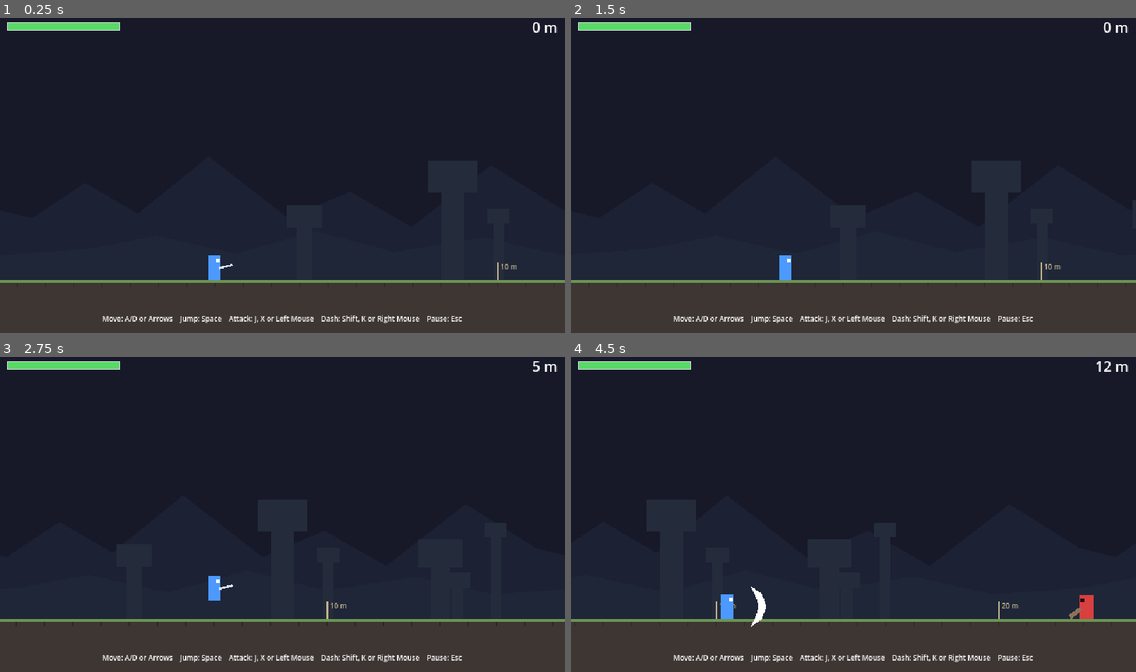
Above: before the commit, frames 1-4 (two rows, left to right).
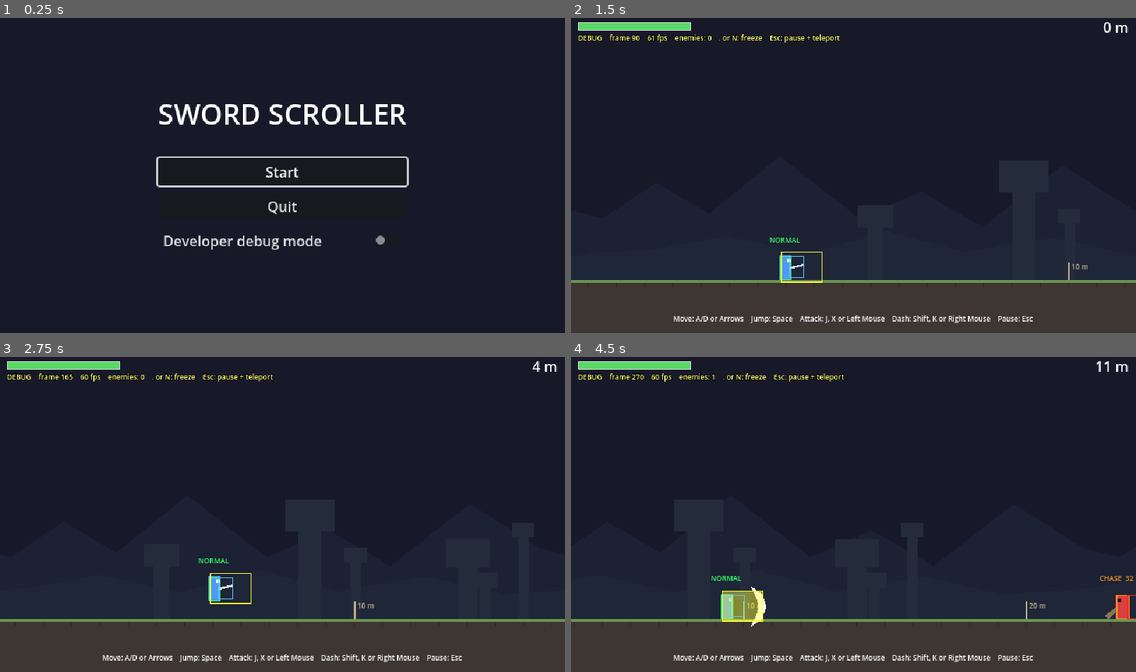
Above: after the commit, the same moments.

Repository: kylebue/sword-scroller
Game: Godot game, scene res://ui/main_menu.tscn
Same seed, same stepped clock (60 frames per second), same inputs: the game is played once before the commit and once after it. Before the commit the project starts from res://world/main.tscn.
Inputs (mouse positions are in pixels of both pictures, inside the frame that each line leads up to):
- Up to frame 1 (0.25 s): no input
- Up to frame 2 (1.5 s): click (853, 241) at 0.5 s, where only the run after the commit has a clickable "Developer debug mode"; click (853, 134) at 1.25 s, where only the run after the commit has a clickable "Start"
- Up to frame 3 (2.75 s): tap Enter at 2 s; move the mouse to (406, 498) at 2.02 s; hold D (move_right) from 2.03 s (still down); hold J (attack) from 2.03 s (still down); click (406, 498) at 2.17 s; tap Space (jump) at 2.27, 2.57 s; tap Shift (dash) at 2.3 s
- Up to frame 4 (4.5 s): move the mouse to (740, 530) at 2.77 s; release J (attack) at 2.78 s; tap Shift (dash) at 2.85 s; click (740, 530) at 2.92 s; tap Space (jump) at 3.02, 3.05, 3.32 s; move the mouse to (910, 442) at 3.52 s; release D (move_right) at 3.53 s; hold A (move_left) 3.53-4.28 s; hold Space (jump) 3.53-4.28 s; click (910, 442) at 3.67 s; tap J (attack) at 3.8, 4.35 s; move the mouse to (825, 577) at 4.27 s; hold D (move_right) from 4.28 s (still down); click (825, 577) at 4.42 s

The runs differ from the first frame. In frame 1, 20% of the frame differs, in the area x 0-100%, y 1-100%; in frame 2, 0.9%; in frame 3, 0.9%; in frame 4, 2.0%.

Commit message:
Add main menu, pause menu and developer debug mode
- Main menu (now the start scene) with Start, Quit and a debug toggle
- Pause screen gains Resume / Main Menu buttons; game over can return
  to the menu
- Debug mode: colour-coded hitbox overlay (filled while a hitbox can
  deal damage), state and health labels, frame-by-frame stepping, and
  teleporting to any distance from the menu or the pause screen

Co-Authored-By: Claude Fable 5.2 <noreply@anthropic.com>
Claude-Session: https://claude.ai/code/session_0121LV5JSeRAMzWnWqfKbYjy

Diff:
--- /dev/null
+++ b/debug/debug_mode.gd
@@ -0,0 +1,14 @@
+class_name DebugMode
+extends RefCounted
+## Settings for the temporary developer debug mode, chosen on the main menu.
+##
+## These are `static`, so they keep their values when the scene changes from
+## the menu to the game. Read them anywhere with DebugMode.enabled.
+##
+## To remove debug mode from the game later: delete the `debug` folder, the
+## debug options on the main menu, and the few lines in world/main.gd that
+## mention DebugMode.
+
+static var enabled := false
+## Where a run starts (in metres) when debug mode is on.
+static var start_distance_m := 0.0
--- /dev/null
+++ b/debug/debug_tools.gd
@@ -0,0 +1,189 @@
+extends Node2D
+## Temporary developer tools. main.gd adds this to the game only when debug
+## mode was switched on from the main menu.
+##
+## What it does:
+##  - Draws every collision shape, colour coded (see the constants below).
+##    Hitboxes are outlines normally and are FILLED IN on the exact frames
+##    they can deal damage.
+##  - Shows each character's current state (and enemy health) above its head.
+##  - Frame stepping: press . (period) or N to freeze the game, press again
+##    to advance exactly one physics frame, or hold it to play in slow motion.
+##    Esc resumes. Jump/attack/dash presses made while frozen are applied on
+##    the next step, and held movement keys work as normal.
+##  - Teleport: on the pause screen (Esc), type a distance and press Go.
+##
+## This node's Process Mode is "Always" so it keeps working while the game
+## is paused or frozen.
+
+signal teleport_requested(distance_m: float)
+
+const COLOR_PLAYER_BODY := Color(0.2, 1.0, 0.4)
+const COLOR_PLAYER_HITBOX := Color(1.0, 1.0, 0.2)
+const COLOR_ENEMY_BODY := Color(1.0, 0.6, 0.1)
+const COLOR_ENEMY_HITBOX := Color(1.0, 0.15, 0.15)
+## Things that are neither a body nor a hitbox: sensors and pickups.
+const COLOR_OTHER := Color(0.4, 0.8, 1.0)
+
+## Button presses to pass on to the game when stepping a frame.
+const STEP_ACTIONS: Array[StringName] = [&"jump", &"attack", &"dash"]
+
+var _frozen := false
+var _step_requested := false
+var _stepping := false
+## Which of STEP_ACTIONS were already held at the previous step.
+var _held_before: Dictionary[StringName, bool] = {}
+
+@onready var info_label: Label = %InfoLabel
+@onready var teleport_panel: Control = %TeleportPanel
+@onready var teleport_distance: SpinBox = %TeleportDistance
+@onready var teleport_button: Button = %TeleportButton
+
+
+func _ready() -> void:
+	teleport_button.pressed.connect(_on_teleport_pressed)
+	teleport_distance.value = DebugMode.start_distance_m
+
+
+## _input runs before the game's own input handling, so the debug keys win.
+func _input(event: InputEvent) -> void:
+	# `true` allows key repeat, so holding the key steps again and again.
+	if event.is_action_pressed("debug_step", true):
+		get_viewport().set_input_as_handled()
+		if not get_tree().paused:
+			_set_frozen(true)
+		elif _frozen:
+			_step_requested = true
+	elif _frozen and event.is_action_pressed("pause"):
+		get_viewport().set_input_as_handled()
+		_set_frozen(false)
+
+
+func _process(_delta: float) -> void:
+	queue_redraw()
+	if _step_requested and not _stepping:
+		_step_requested = false
+		_step_one_frame()
+	# The teleport box sits on the normal pause screen (not while frozen).
+	teleport_panel.visible = get_tree().paused and not _frozen and not _stepping
+	if _frozen:
+		info_label.text = "FROZEN at frame %d    . or N: next frame (hold = slow motion)    Esc: resume" % Engine.get_physics_frames()
+	else:
+		info_label.text = "DEBUG    frame %d    %d fps    enemies: %d    . or N: freeze    Esc: pause + teleport" % [
+			Engine.get_physics_frames(), Engine.get_frames_per_second(),
+			get_tree().get_nodes_in_group("enemies").size(),
+		]
+
+
+# --- Frame stepping ------------------------------------------------------------
+
+func _set_frozen(frozen: bool) -> void:
+	_frozen = frozen
+	get_tree().paused = frozen
+	if frozen:
+		for action in STEP_ACTIONS:
+			_held_before[action] = Input.is_action_pressed(action)
+
+
+func _step_one_frame() -> void:
+	_stepping = true
+	get_tree().paused = false
+	_pass_on_new_presses()
+	# The physics_frame signal fires at the START of each physics frame.
+	# Waiting for it twice lets exactly one whole frame run in between.
+	await get_tree().physics_frame
+	await get_tree().physics_frame
+	if _frozen:
+		get_tree().paused = true
+	_stepping = false
+
+
+## The player script listens for button-press events, and it cannot hear
+## them while the game is frozen. So any button that has been pressed since
+## the last step is "pressed again" here, now that the game is running.
+func _pass_on_new_presses() -> void:
+	for action in STEP_ACTIONS:
+		var held := Input.is_action_pressed(action)
+		if held and not _held_before.get(action, false):
+			for pressed: bool in [true, false]:
+				var event := InputEventAction.new()
+				event.action = action
+				event.pressed = pressed
+				Input.parse_input_event(event)
+		_held_before[action] = held
+	Input.flush_buffered_events()
+
+
+# --- Teleport --------------------------------------------------------------------
+
+func _on_teleport_pressed() -> void:
+	teleport_distance.apply()  # Use the number even if Enter was not pressed.
+	teleport_distance.get_line_edit().release_focus()
+	teleport_requested.emit(teleport_distance.value)
+
+
+# --- Hitbox drawing --------------------------------------------------------------
+
+func _draw() -> void:
+	var player := get_tree().get_first_node_in_group("player") as Player
+	if player:
+		_draw_character(player, COLOR_PLAYER_BODY, COLOR_PLAYER_HITBOX)
+		_draw_text_above(player, Player.State.keys()[player.state], COLOR_PLAYER_BODY)
+
+	for enemy: Enemy in get_tree().get_nodes_in_group("enemies"):
+		_draw_character(enemy, COLOR_ENEMY_BODY, COLOR_ENEMY_HITBOX)
+		var text := "%d hp" % ceili(enemy.health)
+		if "state" in enemy:
+			text = "%s  %s" % [enemy.State.keys()[enemy.state], text]
+		_draw_text_above(enemy, text, COLOR_ENEMY_BODY)
+
+	# Projectiles (always dangerous, so always filled in) and pickups.
+	for node in get_tree().get_nodes_in_group("offscreen_cleanup"):
+		if node is Projectile:
+			_draw_shapes_of(node, COLOR_ENEMY_HITBOX, true)
+		elif node is Area2D:
+			_draw_shapes_of(node, COLOR_OTHER, false)
+
+
+## Draws a character's body shape, plus every Area2D attached to it.
+func _draw_character(character: CharacterBody2D, body_color: Color, hitbox_color: Color) -> void:
+	var active_hitboxes: Array[Area2D] = character.get_active_hitboxes()
+	_draw_shapes_of(character, body_color, false)
+	for child in character.get_children():
+		if child is Area2D:
+			var is_hitbox := String(child.name).ends_with("Hitbox")
+			_draw_shapes_of(child, hitbox_color if is_hitbox else COLOR_OTHER, child in active_hitboxes)
+
+
+## Draws the CollisionShape2D nodes directly under `parent`.
+func _draw_shapes_of(parent: Node, color: Color, filled: bool) -> void:
+	for child in parent.get_children():
+		var shape_node := child as CollisionShape2D
+		if shape_node == null or shape_node.shape == null:
+			continue
+		# Draw in the shape's own coordinate space, wherever it is in the world.
+		draw_set_transform_matrix(global_transform.affine_inverse() * shape_node.global_transform)
+		var fill := Color(color, 0.45)
+		if shape_node.shape is RectangleShape2D:
+			var size: Vector2 = shape_node.shape.size
+			var rect := Rect2(-size / 2.0, size)
+			if filled:
+				draw_rect(rect, fill)
+			draw_rect(rect, color, false, 1.0)
+		elif shape_node.shape is CircleShape2D:
+			var radius: float = shape_node.shape.radius
+			if filled:
+				draw_circle(Vector2.ZERO, radius, fill)
+			draw_circle(Vector2.ZERO, radius, color, false, 1.0)
+	draw_set_transform_matrix(Transform2D.IDENTITY)
+
+
+func _draw_text_above(character: CharacterBody2D, text: String, color: Color) -> void:
+	# Find the top of the character from its body collision shape.
+	var top := 0.0
+	for child in character.get_children():
+		var shape_node := child as CollisionShape2D
+		if shape_node and shape_node.shape is RectangleShape2D:
+			top = shape_node.position.y - shape_node.shape.size.y / 2.0
+	var position_above := to_local(character.global_position) + Vector2(-60.0, top - 16.0)
+	draw_string(ThemeDB.fallback_font, position_above, text, HORIZONTAL_ALIGNMENT_CENTER, 120.0, 8, color)
--- /dev/null
+++ b/debug/debug_tools.tscn
@@ -0,0 +1,58 @@
+[gd_scene format=3]
+
+[ext_resource type="Script" path="res://debug/debug_tools.gd" id="1_script"]
+
+[node name="DebugTools" type="Node2D"]
+process_mode = 3
+z_index = 100
+script = ExtResource("1_script")
+
+[node name="CanvasLayer" type="CanvasLayer" parent="."]
+layer = 10
+
+[node name="InfoLabel" type="Label" parent="CanvasLayer"]
+unique_name_in_owner = true
+offset_left = 8.0
+offset_top = 20.0
+offset_right = 632.0
+offset_bottom = 34.0
+theme_override_colors/font_color = Color(1, 1, 0.5, 1)
+theme_override_colors/font_outline_color = Color(0, 0, 0, 1)
+theme_override_constants/outline_size = 3
+theme_override_font_sizes/font_size = 8
+text = "DEBUG"
+
+[node name="TeleportPanel" type="PanelContainer" parent="CanvasLayer"]
+unique_name_in_owner = true
+visible = false
+anchors_preset = 7
+anchor_left = 0.5
+anchor_top = 1.0
+anchor_right = 0.5
+anchor_bottom = 1.0
+offset_left = -140.0
+offset_top = -78.0
+offset_right = 140.0
+offset_bottom = -38.0
+grow_horizontal = 2
+grow_vertical = 0
+
+[node name="HBoxContainer" type="HBoxContainer" parent="CanvasLayer/TeleportPanel"]
+layout_mode = 2
+theme_override_constants/separation = 8
+alignment = 1
+
+[node name="Label" type="Label" parent="CanvasLayer/TeleportPanel/HBoxContainer"]
+layout_mode = 2
+text = "Teleport to (m)"
+
+[node name="TeleportDistance" type="SpinBox" parent="CanvasLayer/TeleportPanel/HBoxContainer"]
+unique_name_in_owner = true
+layout_mode = 2
+max_value = 100000.0
+custom_arrow_step = 50.0
+
+[node name="TeleportButton" type="Button" parent="CanvasLayer/TeleportPanel/HBoxContainer"]
+unique_name_in_owner = true
+layout_mode = 2
+text = "Go"
--- a/project.godot
+++ b/project.godot
@@ -11,7 +11,7 @@
 [application]
 
 config/name="Sword Scroller"
-run/main_scene="res://world/main.tscn"
+run/main_scene="res://ui/main_menu.tscn"
 config/features=PackedStringArray("4.7", "GL Compatibility")
 config/icon="res://icon.svg"
 
--- a/ui/hud.gd
+++ b/ui/hud.gd
@@ -6,13 +6,17 @@
 ## The HUD's Process Mode is set to "Always" in the scene so that it can
 ## still react to the pause button while the rest of the game is paused.
 
+const MAIN_MENU_SCENE := "res://ui/main_menu.tscn"
+
 @onready var health_bar: ProgressBar = %HealthBar
 @onready var distance_label: Label = %DistanceLabel
 @onready var boss_panel: Control = %BossPanel
 @onready var boss_bar: ProgressBar = %BossBar
 @onready var message_label: Label = %MessageLabel
 @onready var hint_label: Label = %HintLabel
-@onready var pause_label: Label = %PauseLabel
+@onready var pause_menu: Control = %PauseMenu
+@onready var resume_button: Button = %ResumeButton
+@onready var main_menu_button: Button = %MainMenuButton
 @onready var game_over_panel: Control = %GameOverPanel
 @onready var game_over_label: Label = %GameOverLabel
 
@@ -24,12 +28,22 @@
 	var tween := create_tween()
 	tween.tween_interval(6.0)
 	tween.tween_property(hint_label, "modulate:a", 0.0, 1.0)
+	resume_button.pressed.connect(set_paused.bind(false))
+	main_menu_button.pressed.connect(_on_main_menu_pressed)
 
 
 func _unhandled_input(event: InputEvent) -> void:
 	if event.is_action_pressed("pause") and not game_over_panel.visible:
-		get_tree().paused = not get_tree().paused
-		pause_label.visible = get_tree().paused
+		set_paused(not get_tree().paused)
+
+
+func set_paused(paused: bool) -> void:
+	get_tree().paused = paused
+	pause_menu.visible = paused
+	if paused:
+		# Give a button keyboard/gamepad focus so the menu can be used
+		# without a mouse.
+		resume_button.grab_focus()
 
 
 func set_player_health(current: float, maximum: float) -> void:
@@ -65,11 +79,16 @@
 
 
 func show_game_over(distance_m: float, best_distance_m: float) -> void:
-	game_over_label.text = "YOU DIED\n\nDistance: %d m\nBest: %d m\n\nPress ATTACK or JUMP to try again" % [
+	game_over_label.text = "YOU DIED\n\nDistance: %d m\nBest: %d m\n\nATTACK or JUMP: try again\nPAUSE (Esc): main menu" % [
 		int(distance_m), int(best_distance_m),
 	]
 	game_over_panel.visible = true
 
 
+func _on_main_menu_pressed() -> void:
+	get_tree().paused = false
+	get_tree().change_scene_to_file(MAIN_MENU_SCENE)
+
+
 func _on_boss_health_changed(current: float, _maximum: float) -> void:
 	boss_bar.value = current
--- a/ui/hud.tscn
+++ b/ui/hud.tscn
@@ -121,7 +121,7 @@
 text = "Move: A/D or Arrows    Jump: Space    Attack: J, X or Left Mouse    Dash: Shift, K or Right Mouse    Pause: Esc"
 horizontal_alignment = 1
 
-[node name="PauseLabel" type="Label" parent="."]
+[node name="PauseMenu" type="CenterContainer" parent="."]
 unique_name_in_owner = true
 visible = false
 anchors_preset = 15
@@ -129,12 +129,29 @@
 anchor_bottom = 1.0
 grow_horizontal = 2
 grow_vertical = 2
+mouse_filter = 2
+
+[node name="VBoxContainer" type="VBoxContainer" parent="PauseMenu"]
+layout_mode = 2
+theme_override_constants/separation = 8
+
+[node name="PauseLabel" type="Label" parent="PauseMenu/VBoxContainer"]
+layout_mode = 2
 theme_override_font_sizes/font_size = 32
 theme_override_colors/font_outline_color = Color(0, 0, 0, 1)
 theme_override_constants/outline_size = 6
 text = "PAUSED"
 horizontal_alignment = 1
-vertical_alignment = 1
+
+[node name="ResumeButton" type="Button" parent="PauseMenu/VBoxContainer"]
+unique_name_in_owner = true
+layout_mode = 2
+text = "Resume"
+
+[node name="MainMenuButton" type="Button" parent="PauseMenu/VBoxContainer"]
+unique_name_in_owner = true
+layout_mode = 2
+text = "Main Menu"
 
 [node name="GameOverPanel" type="ColorRect" parent="."]
 unique_name_in_owner = true
--- /dev/null
+++ b/ui/main_menu.gd
@@ -0,0 +1,39 @@
+extends Control
+## The main menu: start the game, switch developer debug mode on or off,
+## and (in debug mode) choose the distance to start at.
+
+const GAME_SCENE := "res://world/main.tscn"
+
+@onready var start_button: Button = %StartButton
+@onready var debug_toggle: CheckButton = %DebugToggle
+@onready var debug_options: Control = %DebugOptions
+@onready var start_distance: SpinBox = %StartDistance
+@onready var quit_button: Button = %QuitButton
+
+
+func _ready() -> void:
+	# Coming back from a run: make sure nothing is left paused or frozen.
+	get_tree().paused = false
+	GameFeel.reset()
+
+	# Remember the debug choices from last time.
+	debug_toggle.button_pressed = DebugMode.enabled
+	debug_options.visible = DebugMode.enabled
+	start_distance.value = DebugMode.start_distance_m
+
+	start_button.pressed.connect(_on_start_pressed)
+	quit_button.pressed.connect(get_tree().quit)
+	debug_toggle.toggled.connect(_on_debug_toggled)
+	# Focus a button so the menu works with keyboard and gamepad.
+	start_button.grab_focus()
+
+
+func _on_debug_toggled(enabled: bool) -> void:
+	debug_options.visible = enabled
+
+
+func _on_start_pressed() -> void:
+	start_distance.apply()  # Use the number even if Enter was not pressed.
+	DebugMode.enabled = debug_toggle.button_pressed
+	DebugMode.start_distance_m = start_distance.value
+	get_tree().change_scene_to_file(GAME_SCENE)
--- /dev/null
+++ b/ui/main_menu.tscn
@@ -0,0 +1,89 @@
+[gd_scene format=3]
+
+[ext_resource type="Script" path="res://ui/main_menu.gd" id="1_script"]
+
+[node name="MainMenu" type="Control"]
+layout_mode = 3
+anchors_preset = 15
+anchor_right = 1.0
+anchor_bottom = 1.0
+grow_horizontal = 2
+grow_vertical = 2
+script = ExtResource("1_script")
+
+[node name="Background" type="ColorRect" parent="."]
+layout_mode = 1
+anchors_preset = 15
+anchor_right = 1.0
+anchor_bottom = 1.0
+grow_horizontal = 2
+grow_vertical = 2
+mouse_filter = 2
+color = Color(0.09, 0.1, 0.16, 1)
+
+[node name="CenterContainer" type="CenterContainer" parent="."]
+layout_mode = 1
+anchors_preset = 15
+anchor_right = 1.0
+anchor_bottom = 1.0
+grow_horizontal = 2
+grow_vertical = 2
+
+[node name="Menu" type="VBoxContainer" parent="CenterContainer"]
+custom_minimum_size = Vector2(260, 0)
+layout_mode = 2
+theme_override_constants/separation = 8
+
+[node name="Title" type="Label" parent="CenterContainer/Menu"]
+layout_mode = 2
+theme_override_font_sizes/font_size = 32
+text = "SWORD SCROLLER"
+horizontal_alignment = 1
+
+[node name="Spacer" type="Control" parent="CenterContainer/Menu"]
+custom_minimum_size = Vector2(0, 12)
+layout_mode = 2
+
+[node name="StartButton" type="Button" parent="CenterContainer/Menu"]
+unique_name_in_owner = true
+layout_mode = 2
+text = "Start"
+
+[node name="QuitButton" type="Button" parent="CenterContainer/Menu"]
+unique_name_in_owner = true
+layout_mode = 2
+text = "Quit"
+
+[node name="DebugToggle" type="CheckButton" parent="CenterContainer/Menu"]
+unique_name_in_owner = true
+layout_mode = 2
+text = "Developer debug mode"
+
+[node name="DebugOptions" type="VBoxContainer" parent="CenterContainer/Menu"]
+unique_name_in_owner = true
+visible = false
+layout_mode = 2
+theme_override_constants/separation = 4
+
+[node name="StartDistanceRow" type="HBoxContainer" parent="CenterContainer/Menu/DebugOptions"]
+layout_mode = 2
+
+[node name="Label" type="Label" parent="CenterContainer/Menu/DebugOptions/StartDistanceRow"]
+layout_mode = 2
+size_flags_horizontal = 3
+text = "Start at distance (m)"
+
+[node name="StartDistance" type="SpinBox" parent="CenterContainer/Menu/DebugOptions/StartDistanceRow"]
+unique_name_in_owner = true
+layout_mode = 2
+max_value = 100000.0
+custom_arrow_step = 50.0
+
+[node name="DebugHelp" type="Label" parent="CenterContainer/Menu/DebugOptions"]
+layout_mode = 2
+theme_override_colors/font_color = Color(0.7, 0.72, 0.8, 1)
+theme_override_font_sizes/font_size = 8
+text = "Shows all hitboxes (filled in when they can deal damage).
+Press . (period) or N to freeze, then step one frame at a time.
+Pause (Esc) to teleport to any distance."
+horizontal_alignment = 1
--- a/world/game_camera.gd
+++ b/world/game_camera.gd
@@ -44,6 +44,12 @@
 	offset = Vector2(randf_range(-strength, strength), randf_range(-strength, strength)).round()
 
 
+## Jumps straight to the player, ignoring the "only scroll right" rule and
+## the boss lock. Only used by the debug teleport.
+func snap_to_target() -> void:
+	global_position.x = _get_desired_x()
+
+
 ## World x position of the left edge of the screen.
 func left_edge() -> float:
 	return global_position.x - _half_width
--- a/world/level_generator.gd
+++ b/world/level_generator.gd
@@ -1,3 +1,4 @@
+class_name LevelGenerator
 extends Node2D
 ## Builds the endless level one chunk at a time.
 ##
@@ -19,14 +20,14 @@
 
 func _ready() -> void:
 	# Make sure there is ground under the player on the very first frame.
-	_update_chunks()
+	update_chunks()
 
 
 func _physics_process(_delta: float) -> void:
-	_update_chunks()
+	update_chunks()
 
 
-func _update_chunks() -> void:
+func update_chunks() -> void:
 	var first := floori((_camera.left_edge() - margin) / CHUNK_WIDTH)
 	var last := floori((_camera.right_edge() + margin) / CHUNK_WIDTH)
 
@@ -39,6 +40,6 @@
 			_chunks[index] = chunk
 
 	for index: int in _chunks.keys():
-		if index < first:
+		if index < first or index > last:
 			_chunks[index].queue_free()
 			_chunks.erase(index)
--- a/world/main.gd
+++ b/world/main.gd
@@ -10,6 +10,8 @@
 @export var boss_interval_m := 150.0
 
 const FLOOR_Y := 300.0
+const MAIN_MENU_SCENE := "res://ui/main_menu.tscn"
+const DEBUG_TOOLS_SCENE := preload("res://debug/debug_tools.tscn")
 ## Things are deleted once they are this far off the left of the screen.
 const CLEANUP_MARGIN := 48.0
 
@@ -28,6 +30,7 @@
 @onready var player: Player = $Player
 @onready var camera: GameCamera = $GameCamera
 @onready var entities: Node2D = %Entities
+@onready var level: LevelGenerator = $Level
 @onready var spawner: EncounterSpawner = $EncounterSpawner
 @onready var hud: HUD = $HUD
 
@@ -38,6 +41,12 @@
 	player.health_changed.connect(hud.set_player_health)
 	player.died.connect(_on_player_died)
 	hud.set_player_health(player.health, player.max_health)
+	if DebugMode.enabled:
+		var debug_tools := DEBUG_TOOLS_SCENE.instantiate()
+		debug_tools.teleport_requested.connect(teleport_to)
+		add_child(debug_tools)
+		if DebugMode.start_distance_m > 0.0:
+			teleport_to(DebugMode.start_distance_m)
 
 
 func _physics_process(_delta: float) -> void:
@@ -51,8 +60,37 @@
 
 
 func _unhandled_input(event: InputEvent) -> void:
-	if _can_restart and (event.is_action_pressed("attack") or event.is_action_pressed("jump")):
+	if not _can_restart:
+		return
+	if event.is_action_pressed("attack") or event.is_action_pressed("jump"):
 		get_tree().reload_current_scene()
+	elif event.is_action_pressed("pause"):
+		get_tree().change_scene_to_file(MAIN_MENU_SCENE)
+
+
+## Debug helper: jumps the run to `target_m` metres, set up as if the player
+## had got there normally (same difficulty, same number of bosses beaten).
+func teleport_to(target_m: float) -> void:
+	# Clear out everything that is currently alive, including a boss.
+	for group in ["enemies", "offscreen_cleanup"]:
+		for node in get_tree().get_nodes_in_group(group):
+			node.queue_free()
+	boss_active = false
+	camera.locked = false
+	hud.hide_boss()
+
+	player.global_position = Vector2(target_m * Difficulty.PIXELS_PER_METER, FLOOR_Y)
+	player.velocity = Vector2.ZERO
+	camera.snap_to_target()
+	level.update_chunks()  # Make sure there is ground at the new position.
+
+	distance_m = target_m
+	hud.set_distance(distance_m)
+	# The next boss is at the next multiple of the boss interval.
+	bosses_defeated = maxi(ceili(target_m / boss_interval_m) - 1, 0)
+	_next_boss_m = (bosses_defeated + 1) * boss_interval_m
+	spawner.enabled = not is_game_over
+	spawner.skip_ahead(100.0)
 
 
 func _start_boss_fight() -> void:
Not shown, added: debug/debug_mode.gd.uid
Not shown, added: debug/debug_tools.gd.uid
Not shown, added: ui/main_menu.gd.uid
